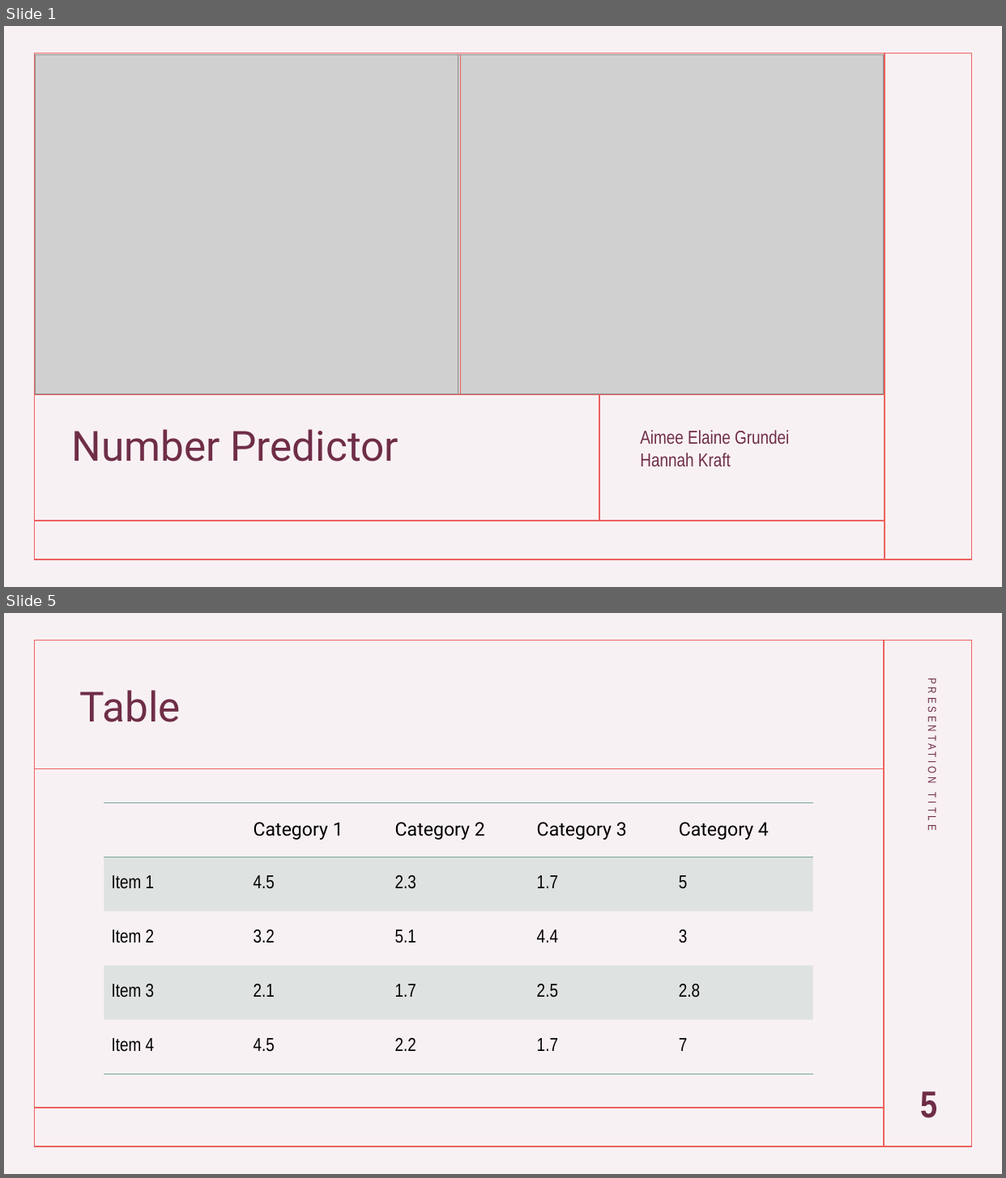
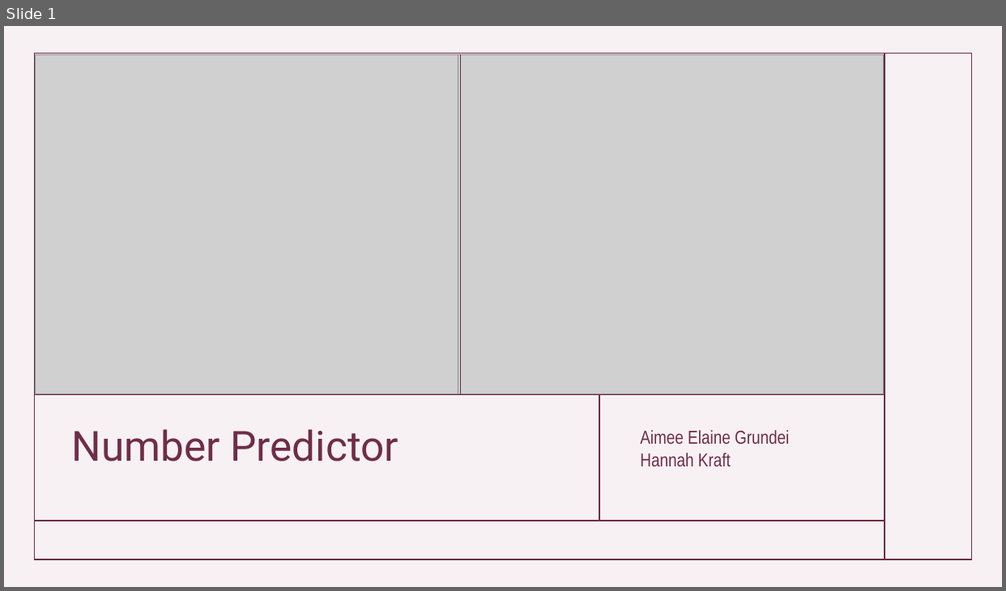
Before and after one commit to AimeeElaineGrundei/project_dski_mnist_dataset, a slide deck: project_documentation/presentation_project_dski.pptx. Shown one above the other, each under a label of ours: slides 1 and 5 before the commit, slide 1 after it; the slides between them are not shown. The pictures are 1006x1178 and 1006x591 pixels, drawn with LibreOffice and Linux fonts; fonts in the diff are those of the drawing; grey boxes stand for pictures. Boxes give left, top, right and bottom in pixels: in the first picture for what was removed or moved away, otherwise in the second. Text is boxed around its words. In the diff, an @@ line names an element or a change of style, - is before the commit and + after.

```diff
--- a/project_documentation/presentation_project_dski.pptx
+++ b/project_documentation/presentation_project_dski.pptx
@@ slide 5 removed at box(4, 613, 1002, 1174), background #9E3E65 at 7% opacity; not listed: 1 template element that a slide beside it also shows @@
@@ line removed from (884, 641) to (884, 1147) @@
@@ title removed at box(80, 690, 181, 722) @@
-Table
@@ text removed at box(926, 688, 939, 830) @@
-PRESENTATION TITLE
@@ line removed from (35, 769) to (884, 769) @@
@@ table removed at box(104, 803, 812, 1074), 5 rows, 5 columns @@
- | Category 1 | Category 2 | Category 3 | Category 4
-Item 1 | 4.5 | 2.3 | 1.7 | 5
-Item 2 | 3.2 | 5.1 | 4.4 | 3
-Item 3 | 2.1 | 1.7 | 2.5 | 2.8
-Item 4 | 4.5 | 2.2 | 1.7 | 7
@@ page number removed at box(920, 1092, 937, 1118) @@
-5
@@ line removed from (35, 1108) to (884, 1108) @@
@@ slide 1 changed as well @@
@@ rectangle at box(34, 54, 972, 561): outline #ED625F 1 pt to #6F2C47 1 pt @@
@@ line (461, 395) - (461, 54): stroke #ED625F 1 pt to #6F2D47 1 pt @@
@@ line (884, 54) - (884, 560): stroke #ED625F 1 pt to #6F2C47 1 pt @@
@@ line (34, 395) - (884, 395): stroke #ED625F 1 pt to #6F2C47 1 pt @@
@@ line (600, 395) - (600, 522): stroke #ED625F 1 pt to #6F2C47 1 pt @@
@@ line (34, 521) - (884, 521): stroke #ED625F 1 pt to #6F2C47 1 pt @@
```
Also in this commit, not shown: 6 slides added, 10 other slides removed.
